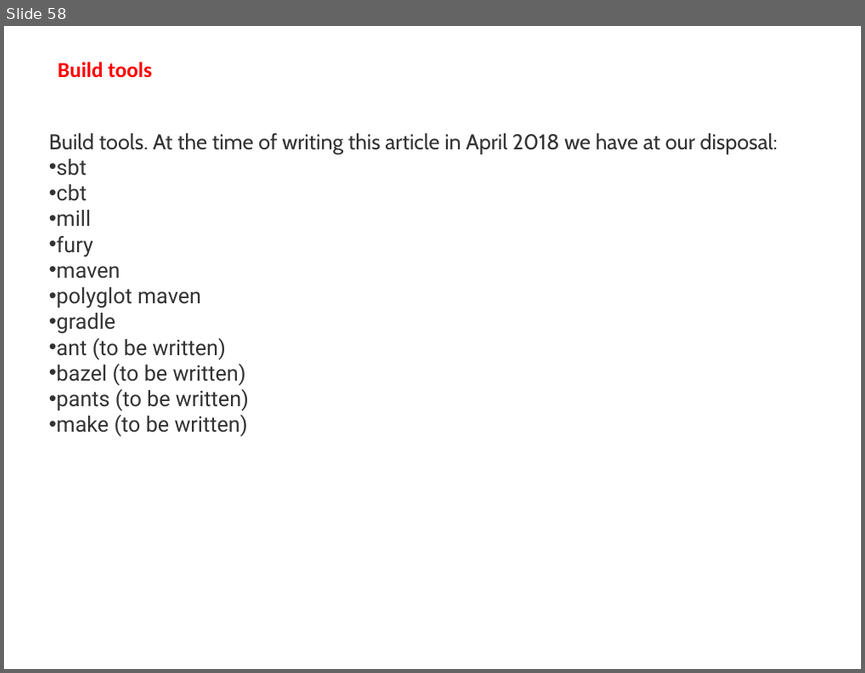
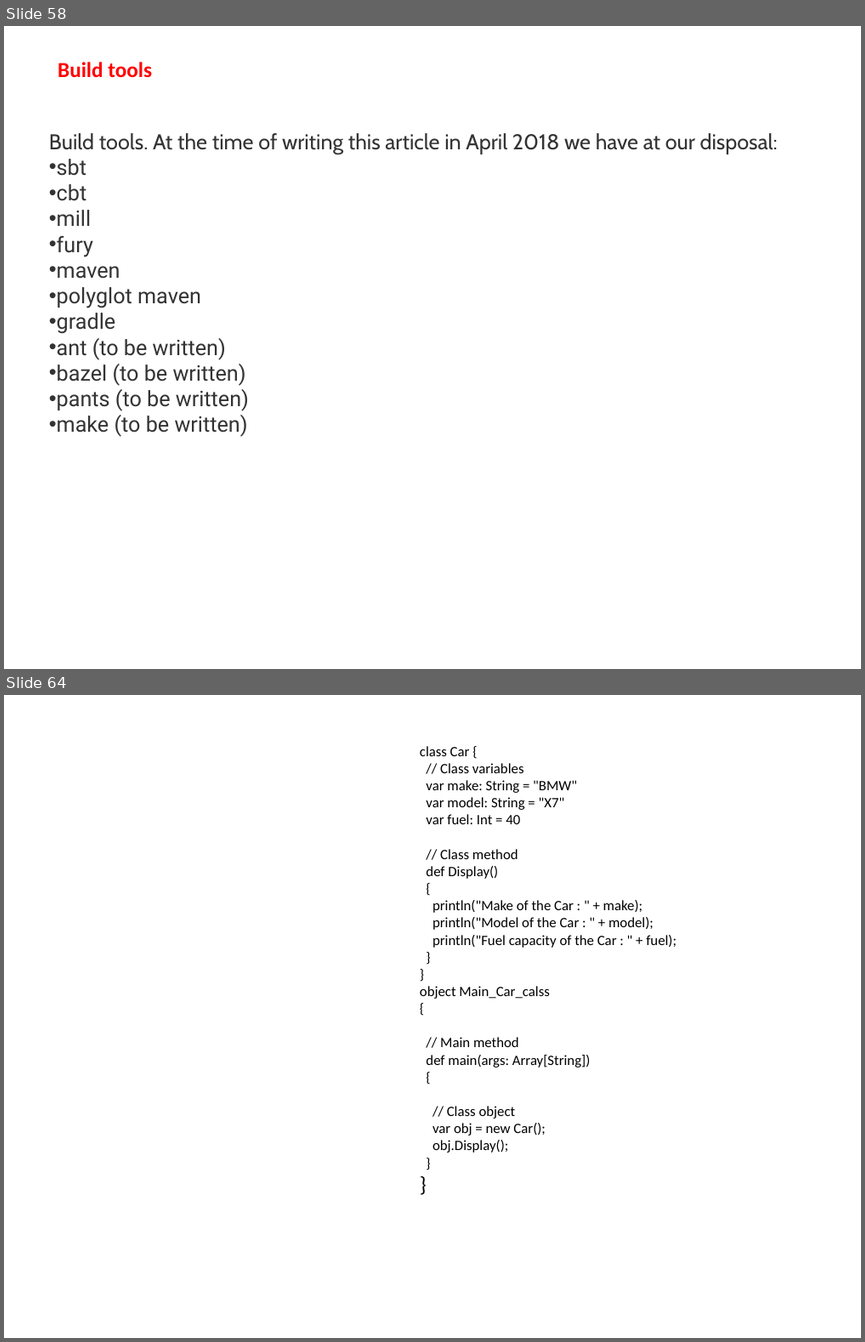
Before and after one commit to makhan010385/Mtech, a slide deck: Scala.pptx. Shown one above the other, each under a label of ours: slide 58 before the commit, slides 58 and 64 after it; the slides between them are not shown. The pictures are 865x673 and 865x1342 pixels, drawn with LibreOffice and Linux fonts; fonts in the diff are those of the drawing. Boxes give left, top, right and bottom in pixels: in the first picture for what was removed or moved away, otherwise in the second. Text is boxed around its words. In the diff, an @@ line names an element or a change of style, - is before the commit and + after.

```diff
--- a/Scala.pptx
+++ b/Scala.pptx
@@ slide 64 added at bbox=[4, 695, 861, 1338], background #FFFFFF @@
@@ text added at bbox=[420, 746, 676, 1152], 12 pt, text #000000 @@
+class Car {
+// Class variables
+var make: String = "BMW"
+var model: String = "X7"
+var fuel: Int = 40
+// Class method
+def Display()
+{
+println("Make of the Car : " + make);
+println("Model of the Car : " + model);
+println("Fuel capacity of the Car : " + fuel);
+}
+}
+object Main_Car_calss
+{
+// Main method
+def main(args: Array[String])
+{
+// Class object
+var obj = new Car();
+obj.Display();
+}
+}
```
Also in this commit, not shown: 11 other slides added.
